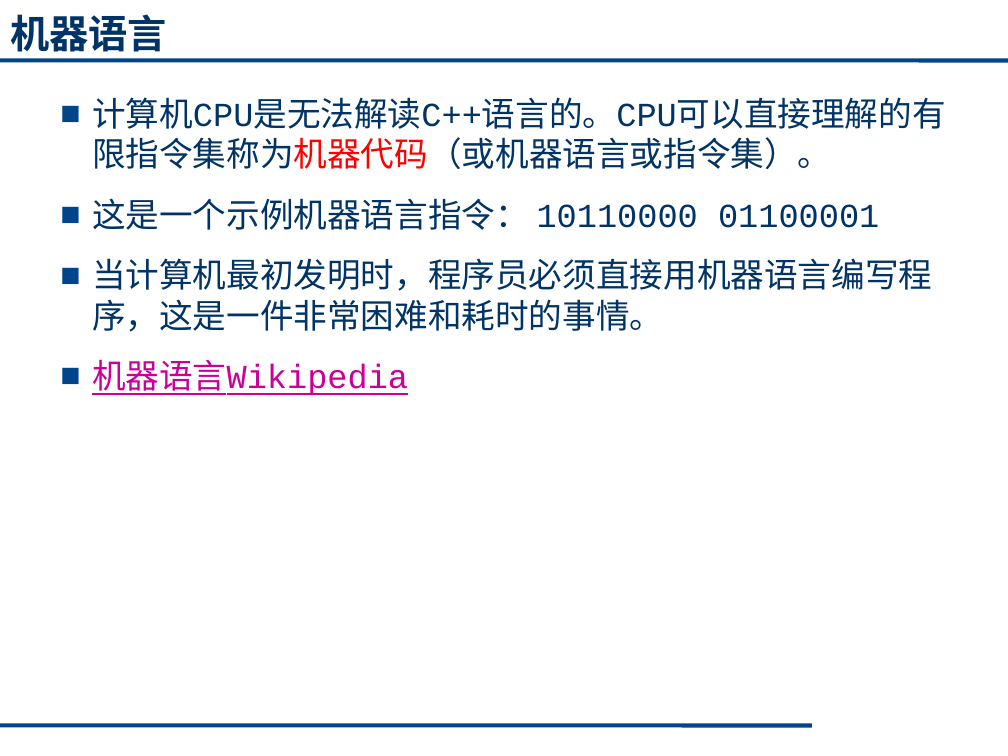
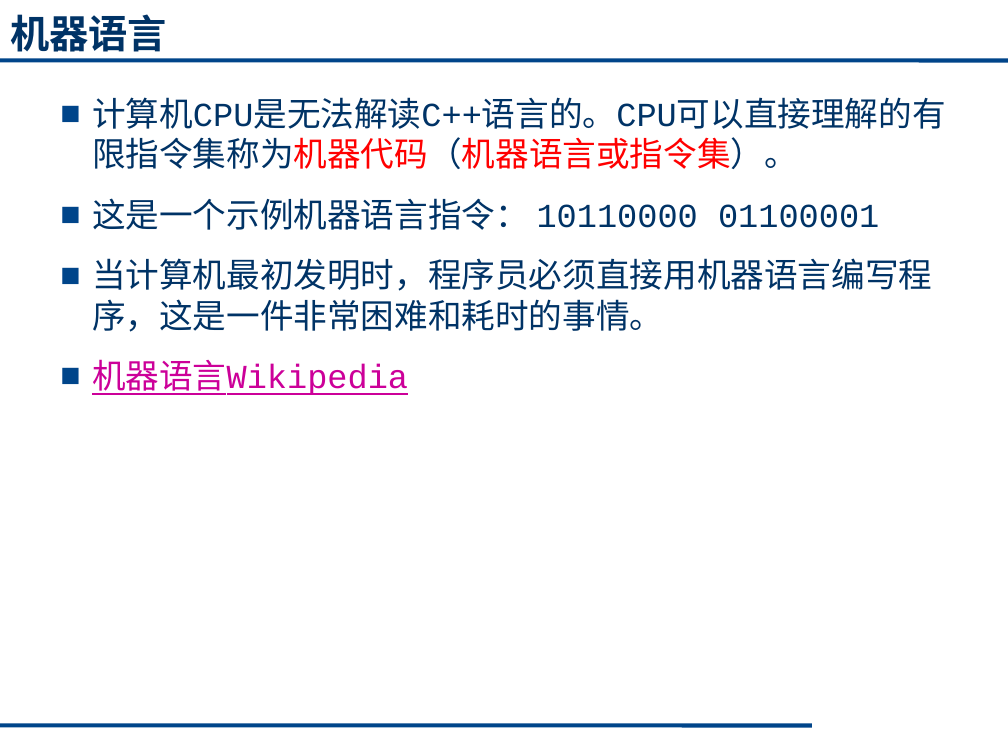
Before and after one commit to cugwhp/OOPCPP, a slide deck: slide 6 of 02.PPT/Ch1-绪论/C++1_2.pptx. Drawn at 1008x756 pixels with LibreOffice and Linux fonts; fonts in the diff are those of the drawing. Boxes give left, top, right and bottom in pixels: in the first picture for what was removed or moved away, otherwise in the second. Text is boxed around its words. In the diff, an @@ line names an element or a change of style, - is before the commit and + after.

```diff
--- a/02.PPT/Ch1-绪论/C++1_2.pptx
+++ b/02.PPT/Ch1-绪论/C++1_2.pptx
@@ text at (92, 97, 945, 169): text changed @@
-■ 计算机CPU是无法解读C++语言的。CPU可以直接理解的有限指令集称为机器代码（或机器语言或指令集）。
+■ 计算机CPU是无法解读C++语言的。CPU可以直接理解的有限指令集称为机器代码（机器语言或指令集）。
```
Also in this commit, not shown: 13 other slides changed, 1 slide added, 3 other files.
